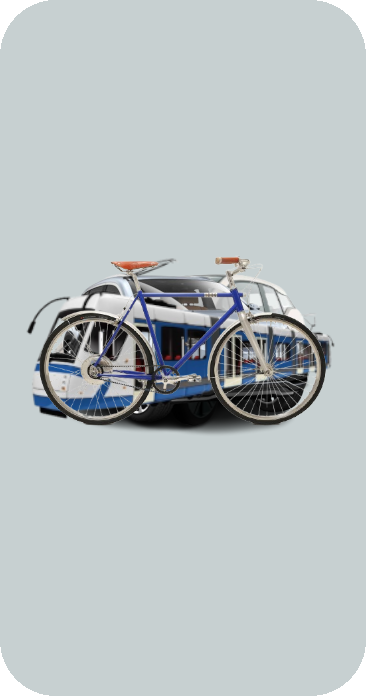
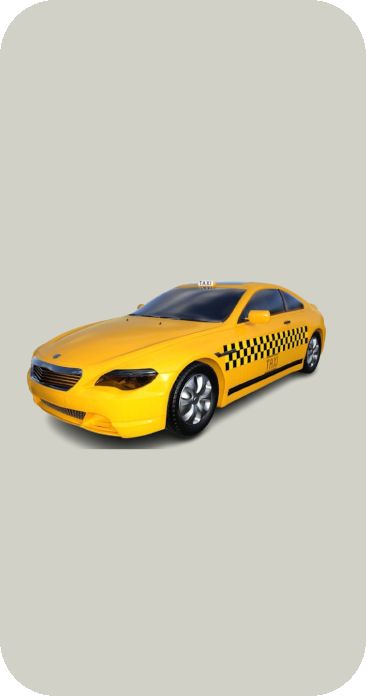
Two versions of the same layered image (366x696). Layer-by-layer changes:
hid "velo_de_ville_VAE_assistance_electrique_hybride_1886_Bleu_Transmission_a_courro…" over [38, 255, 327, 426]
hid "3704246-long-tramway-isolés-sur-fond-blanc-transformed-removebg-preview.png" over [26, 257, 336, 420]
hid "istockphoto-949409516-612x612-removebg-preview.png" over [62, 273, 309, 437]
hid "eletcriccar.png" over [49, 274, 311, 434]
added layer "taxi-car-01-removebg-preview.png" above "Arrière-plan" over [26, 279, 327, 450]
painted on "Arrière-plan" over [0, 0, 366, 696]
